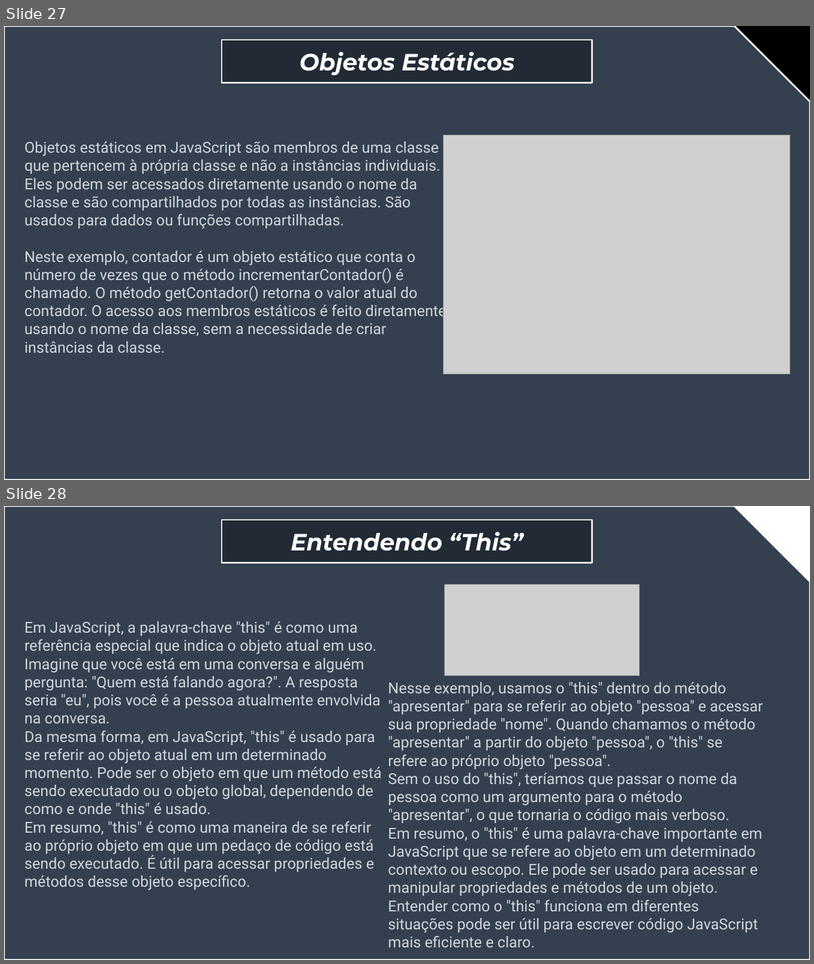
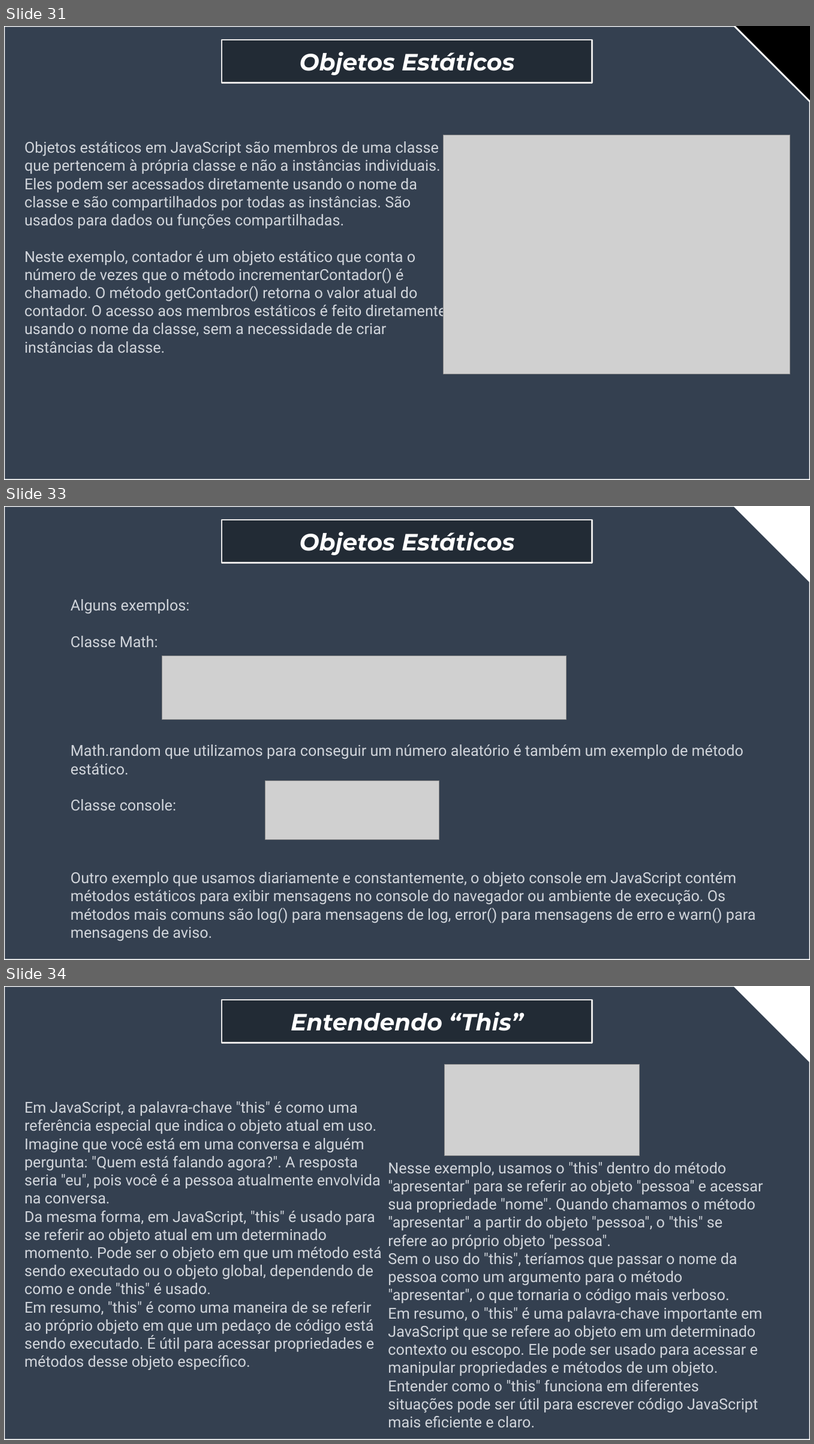
Before and after one commit to jorgevendramini/Aula_OOP, a slide deck: slide aula invertida atualizado(3).pptx. Shown one above the other, each under a label of ours: slides 27 and 28 before the commit, slides 31, 33 and 34 after it; the slides between them are not shown. The pictures are 814x964 and 814x1444 pixels, drawn with LibreOffice and Linux fonts; fonts in the diff are those of the drawing; grey boxes stand for pictures. Boxes give left, top, right and bottom in pixels: in the first picture for what was removed or moved away, otherwise in the second. Text is boxed around its words. In the diff, an @@ line names an element or a change of style, - is before the commit and + after.

```diff
--- a/slide aula invertida atualizado(3).pptx
+++ b/slide aula invertida atualizado(3).pptx
@@ slide 33 added at bbox=[4, 506, 810, 960], background #FFFFFF @@
@@ snip rect added at bbox=[4, 506, 810, 960], fill #344050, outline #FFFFFF 2 pt @@
@@ rectangle added at bbox=[222, 520, 593, 563], fill #222B35, outline #E7E6E6 2 pt, 28 pt, text #FFFFFF, bold, italic @@
+Objetos Estáticos
@@ text added at bbox=[71, 599, 756, 940], 18 pt, text #D1D5DB @@
+Alguns exemplos:
+Classe Math:
+Math.random que utilizamos para conseguir um número aleatório é também um exemplo de método estático.
+Classe console:
+Outro exemplo que usamos diariamente e constantemente, o objeto console em JavaScript contém métodos estáticos para exibir mensagens no console do navegador ou ambiente de execução. Os métodos mais comuns são log() para mensagens de log, error() para mensagens de erro e warn() para mensagens de aviso.
@@ picture added at bbox=[162, 655, 567, 720] @@
@@ picture added at bbox=[266, 781, 440, 840] @@
@@ what was slide 27 is now slide 31 @@
@@ what was slide 28 is now slide 34 @@
```
Also in this commit, not shown: 5 other slides added.
